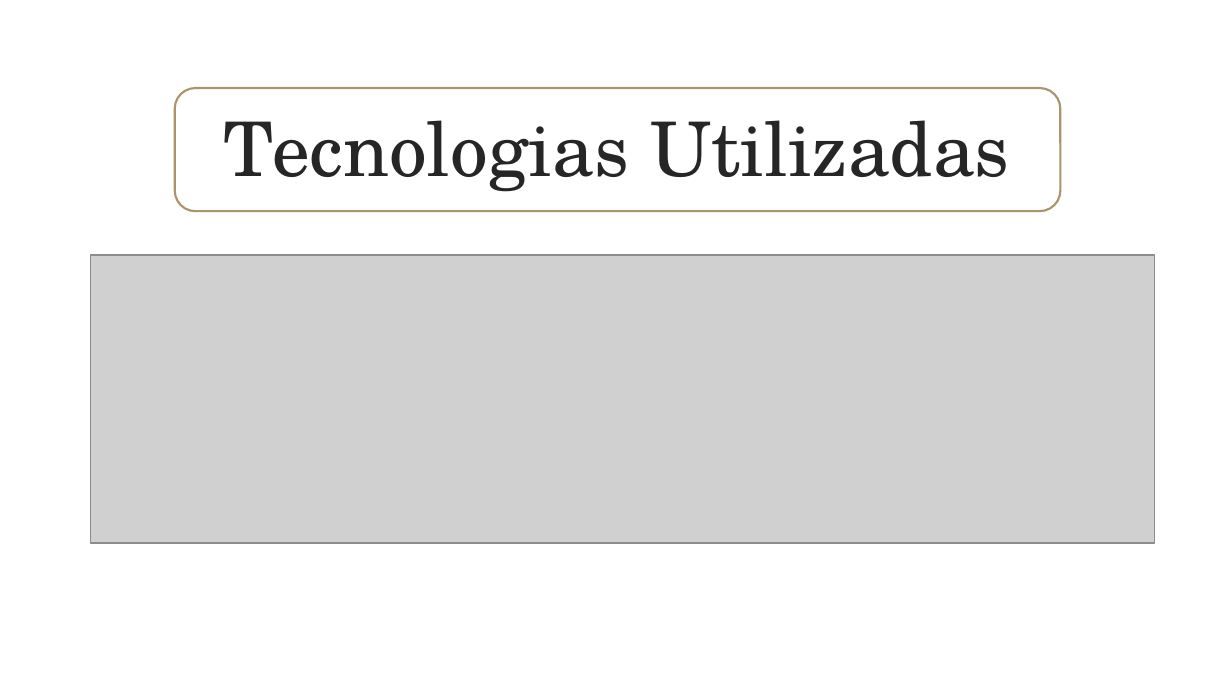
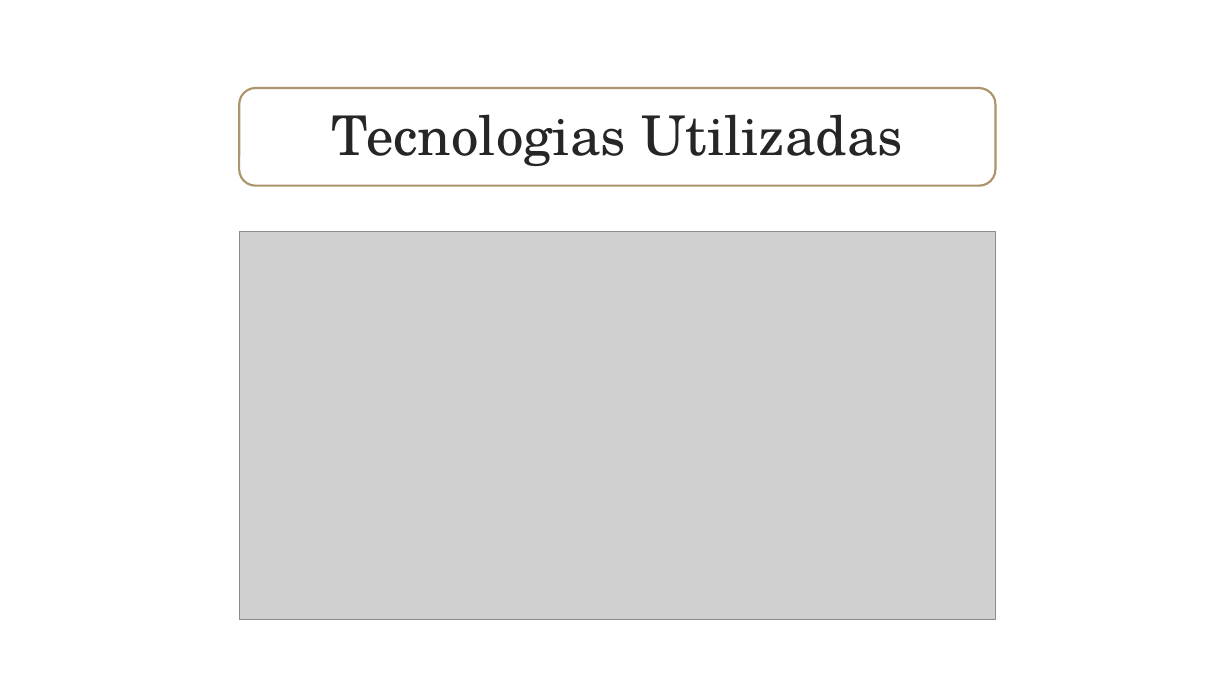
Before and after one commit to papletscook/letscook-doc, a slide deck: slide 13 of projeto/LetsCook_02.pptx. Drawn at 1232x693 pixels with LibreOffice and Linux fonts; fonts in the diff are those of the drawing; grey boxes stand for pictures; background and template pictures are left out. Boxes give left, top, right and bottom in pixels: in the first picture for what was removed or moved away, otherwise in the second. Text is boxed around its words. In the diff, an @@ line names an element or a change of style, - is before the commit and + after.

```diff
--- a/projeto/LetsCook_02.pptx
+++ b/projeto/LetsCook_02.pptx
@@ title "Tecnologias Utilizadas" at bbox=[331, 114, 903, 166]: size 44 to 32 pt @@
@@ rounded rectangle: place and size @@
-rounded rectangle at bbox=[175, 87, 1061, 211]
+rounded rectangle at bbox=[239, 87, 995, 185]
@@ picture: place and size @@
-picture at bbox=[90, 255, 1154, 543]
+picture at bbox=[239, 232, 995, 620]
```
Also in this commit, not shown: 4 other slides changed, 1 slide added, 1 slide removed, 1 other file.
